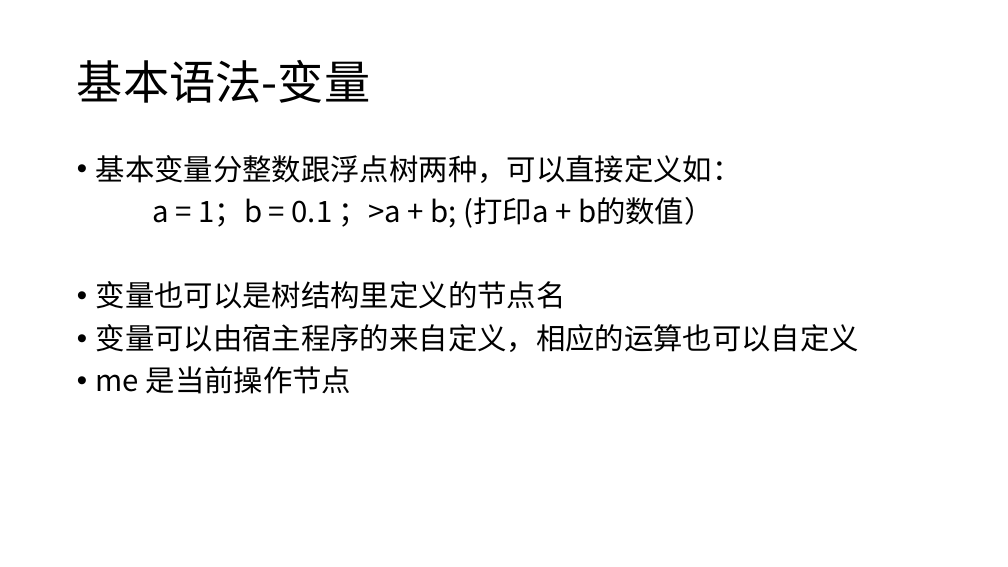
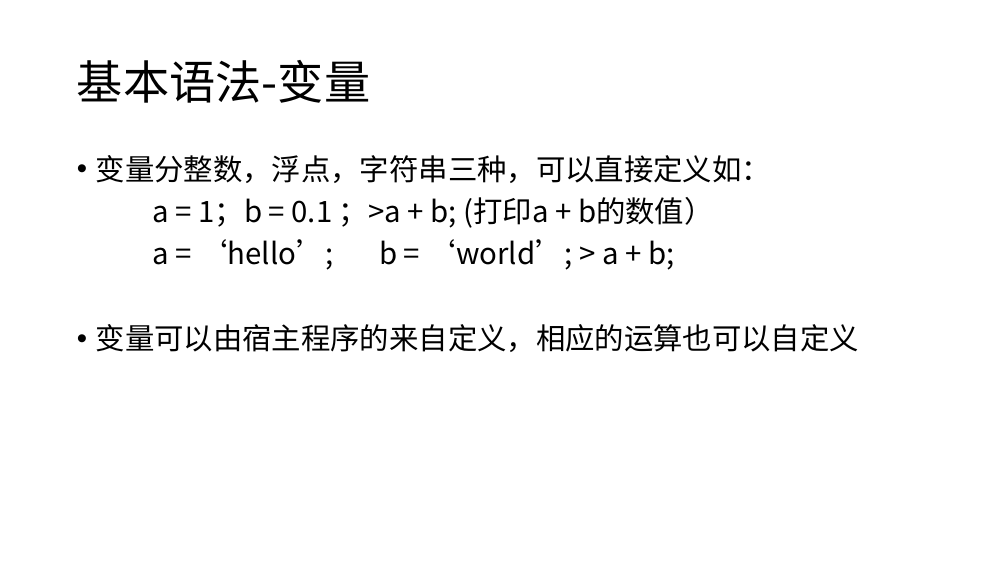
Before and after one commit to panguojun/.PHG., a slide deck: slide 4 of PHG语法手册.pptx (slide 5 before the commit). Drawn at 1008x567 pixels with LibreOffice and Linux fonts; fonts in the diff are those of the drawing. Boxes give left, top, right and bottom in pixels: in the first picture for what was removed or moved away, otherwise in the second. Text is boxed around its words. In the diff, an @@ line names an element or a change of style, - is before the commit and + after.

```diff
--- a/PHG语法手册.pptx
+++ b/PHG语法手册.pptx
@@ text at (x1=96, y1=155, x2=771, y2=183): text changed @@
-• 基本变量分整数跟浮点树两种，可以直接定义如：
+• 变量分整数，浮点，字符串三种，可以直接定义如：
@@ text at (x1=152, y1=239, x2=674, y2=270): text changed @@
-• 变量也可以是树结构里定义的节点名
+a = ‘hello’; b = ‘world’; > a + b;
@@ text at (x1=96, y1=366, x2=352, y2=394): paragraph removed @@
-• me 是当前操作节点
```
Also in this commit, not shown: 3 other slides changed, 2 slides removed.
